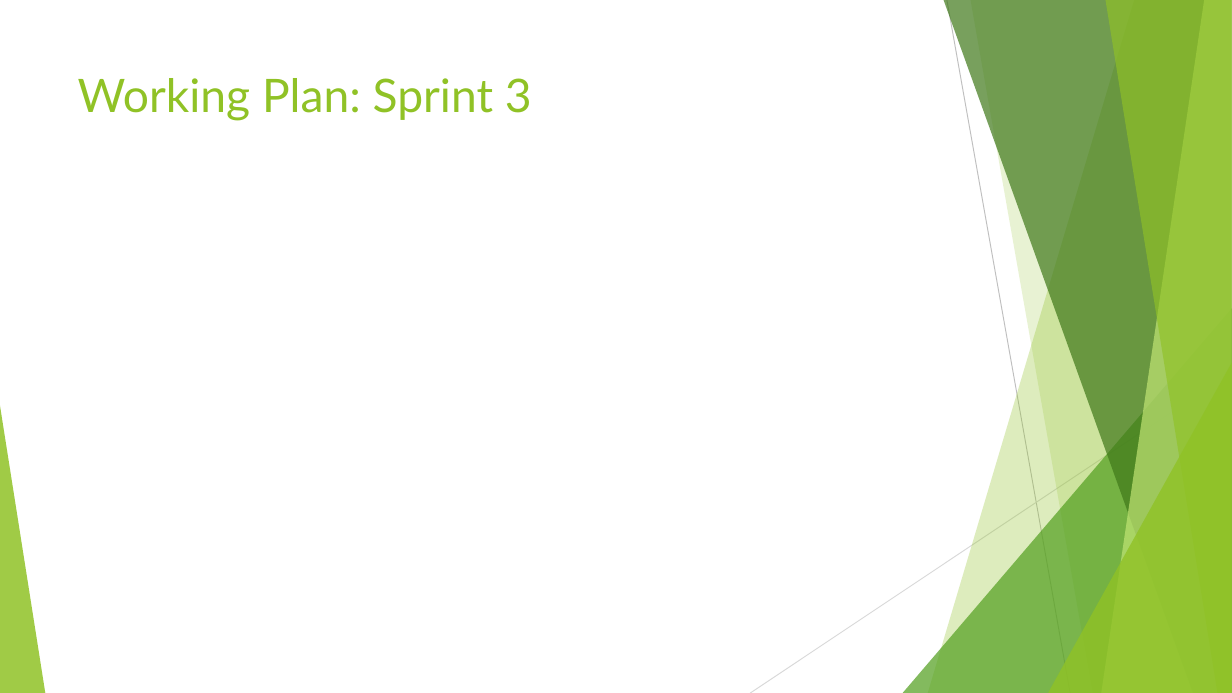
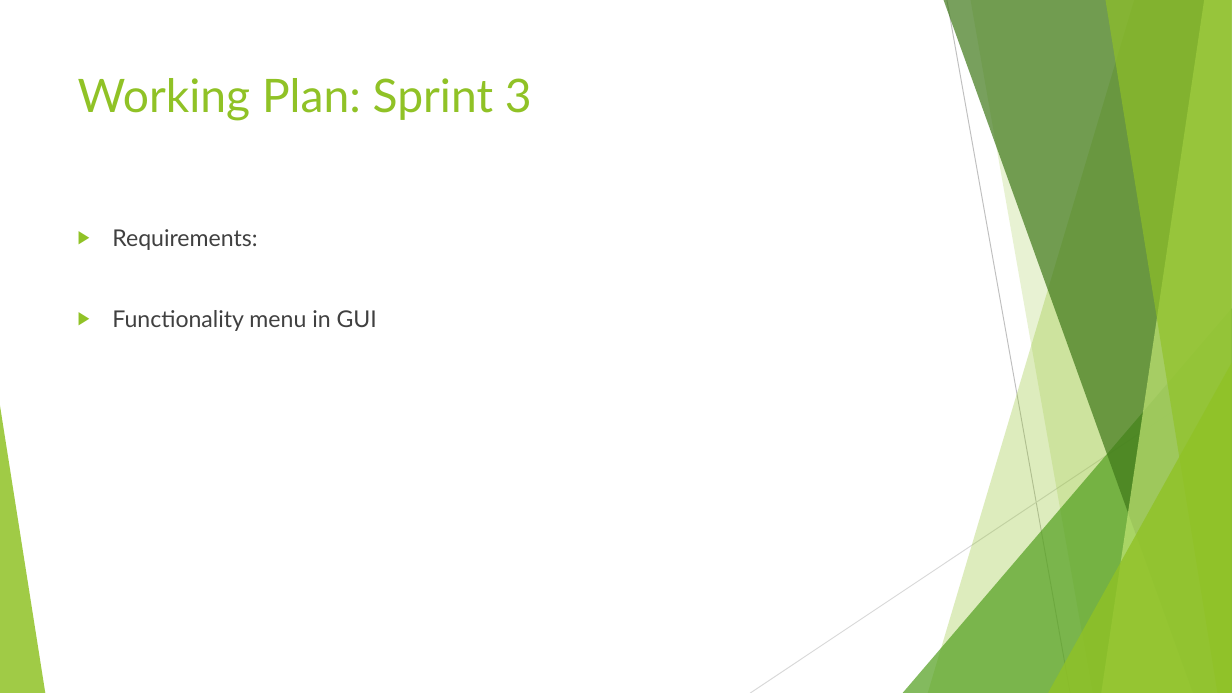
Before and after one commit to jamesonn/CS361_Final_Project, a slide deck: slide 7 of Chrono Timer v1.pptx (slide 9 before the commit). Drawn at 1232x693 pixels with LibreOffice and Linux fonts; fonts in the diff are those of the drawing. Boxes give left, top, right and bottom in pixels: in the first picture for what was removed or moved away, otherwise in the second. Text is boxed around its words. In the diff, an @@ line names an element or a change of style, - is before the commit and + after.

```diff
--- a/Chrono Timer v1.pptx
+++ b/Chrono Timer v1.pptx
@@ text added at [112, 229, 377, 331], 18 pt, text #404040 @@
+▶ Requirements:
+▶ Functionality menu in GUI
```
Also in this commit, not shown: 4 other slides changed, 4 slides removed.
